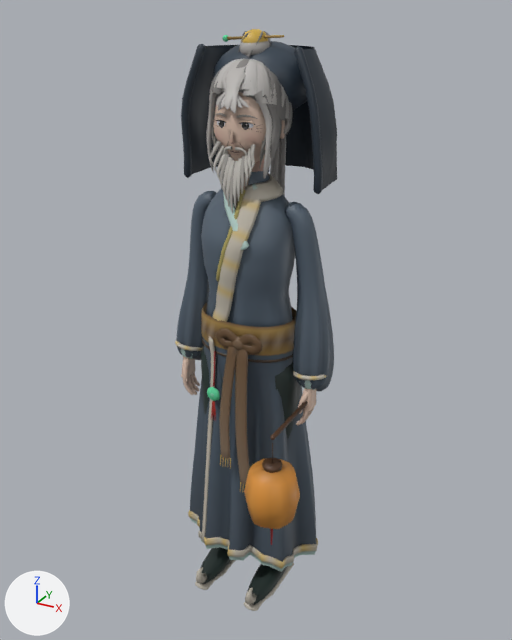
The glTF model assets/characters/lockkeeper_qian.glb, before and after one commit.
Both versions are drawn from a 50 mm camera at (1.013, -1.805, 1.91) aimed at (0.019, 0.002, 1.006). Arrows for +X, +Y and +Z are at lower left; the lights stay in place. The first picture is the older version. Vertices at exactly the same position are counted once.

Before the edit, the objects in view are built like this:
```python
me_body = bpy.data.meshes.new('body')
me_body.from_pydata(...)  # 23012 vertices, 44092 faces; spans x -0.28..0.31, y -0.36..0.28, z 0.0..1.86
# faces by material slot: [39068, 4828, 196]
me_body.materials.append(mat_toon)
me_body.materials.append(mat_plain)
me_body.materials.append(mat_glow)
ob_body = bpy.data.objects.new('body', me_body)
ob_body.location = (0.0, 0.0, 0.0)
```
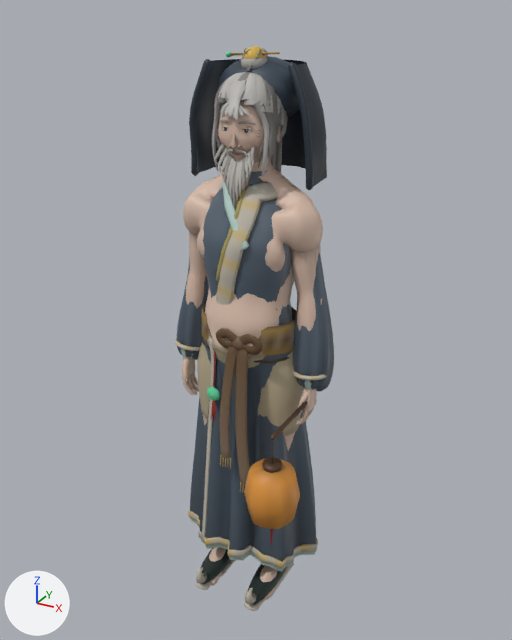
Pixel boxes (x1, y1, x2, y2) of what changed, in the pictures (512 x 640 px; the box of a moved part takes in the faces that stretch with it):
'body', reshaped
    before: (175, 29, 337, 611)
    after: (175, 56, 334, 611)
'bare', added (beige)
    after: (183, 158, 323, 600)
'own', added
    after: (181, 46, 317, 425)
    faces in mat_toon: (181, 46, 317, 425)
    faces in mat_plain: (218, 105, 260, 157)
part 1 of me_body, moved or reshaped
    before: (205, 45, 337, 190)
    after: (197, 62, 306, 172)
part 2 of me_body, added
    after: (211, 59, 327, 186)
part 3 of me_body, deleted
    before: (181, 29, 314, 425)
part 4 of me_body, reshaped
    before: (181, 41, 323, 196)
    after: (189, 56, 314, 190)
part 5 of me_body, recoloured (lighter)
    before: (199, 169, 283, 214)
    after: (221, 181, 274, 214)

Patch to the scene script:
```diff
--- a/assets/characters/lockkeeper_qian.glb.py
+++ b/assets/characters/lockkeeper_qian.glb.py
@@ me_body @@
 # used by ob_body; location = (0.0, 0.0, 0.0)
-me_body.from_pydata(...)  # 23012 vertices, 44092 faces; spans x -0.28..0.31, y -0.36..0.28, z 0.0..1.86
+me_body.from_pydata(...)  # 8730 vertices, 16606 faces; spans x -0.28..0.31, y -0.36..0.25, z 0.0..1.79
+# me_body part 1: the loose piece of 153 vertices spanning x -0.24..0.24, y -0.01..0.28, z 1.44..1.81 is scaled about its middle by (0.814, 0.82, 0.854), then moved by (0.0, -0.02, -0.02)
+# me_body part 2: the loose piece of 153 vertices spanning x -0.22..0.22, y -0.01..0.27, z 1.44..1.8 is copied, and the copy is scaled about its middle by (0.951, 0.944, 0.897), then moved by (0.0, -0.01, -0.01); it spans x -0.21..0.21, y -0.01..0.25, z 1.45..1.77
+# me_body part 3: 139 loose pieces with 9748 vertices, spanning x -0.24..0.24, y -0.13..0.2, z 0.7..1.86, are deleted
+# me_body part 4: 17 vertices moved within x -0.2..0.2, y -0.01..0.09, z 1.49..1.78; 4909 vertices removed from x -0.23..0.23, y -0.1..0.27, z 1.28..1.85; 359 vertices added at x -0.2..0.2, y -0.03..0.18, z 1.44..1.78
+# me_body part 5: 367 kept faces spanning x -0.18..0.1, y -0.11..0.1, z 1.31..1.52 get new vertex colours
+# other edits to the shape of me_body do not show in these pictures
 me_body.materials.append(mat_toon)
-me_body.materials.append(mat_plain)
 me_body.materials.append(mat_glow)
@@ me_own @@
+me_own.from_pydata(...)  # 14561 vertices, 28020 faces; spans x -0.242..0.242, y -0.11..0.172, z 0.696..1.814
+# faces by material slot: [22562, 5362, 96]
+me_own.materials.append(mat_toon)
+me_own.materials.append(mat_plain)
+me_own.materials.append(mat_glow)
@@ me_bare @@
+me_bare.from_pydata(...)  # 5504 vertices, 10983 faces; spans x -0.25..0.25, y -0.17..0.14, z 0.0..1.58
+me_bare.materials.append(mat_toon)
@@ ob_own @@
+ob_own = bpy.data.objects.new('own', me_own)
+ob_own.location = (0.0, 0.0, 0.0)
@@ ob_bare @@
+ob_bare = bpy.data.objects.new('bare', me_bare)
+ob_bare.location = (0.0, 0.0, 0.0)
```
